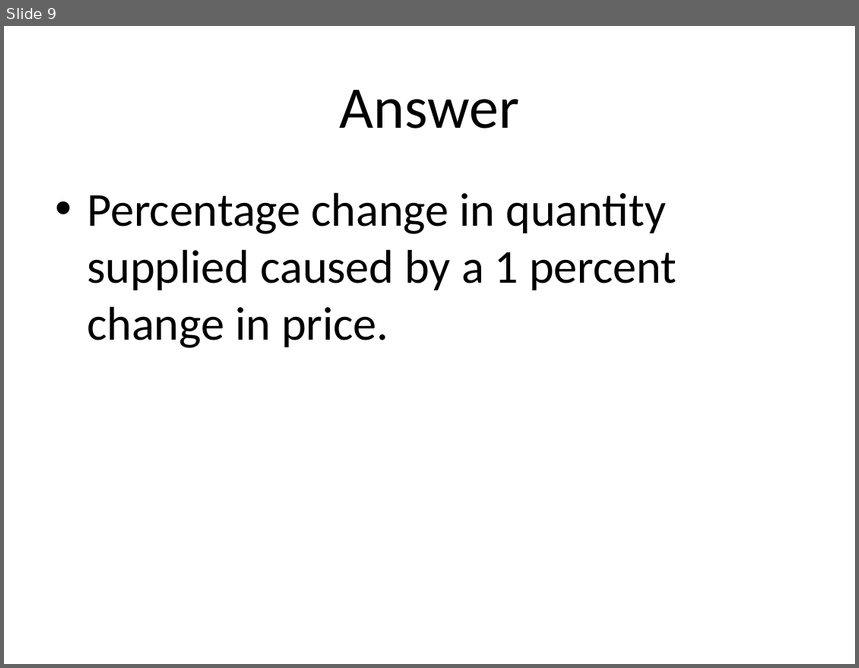
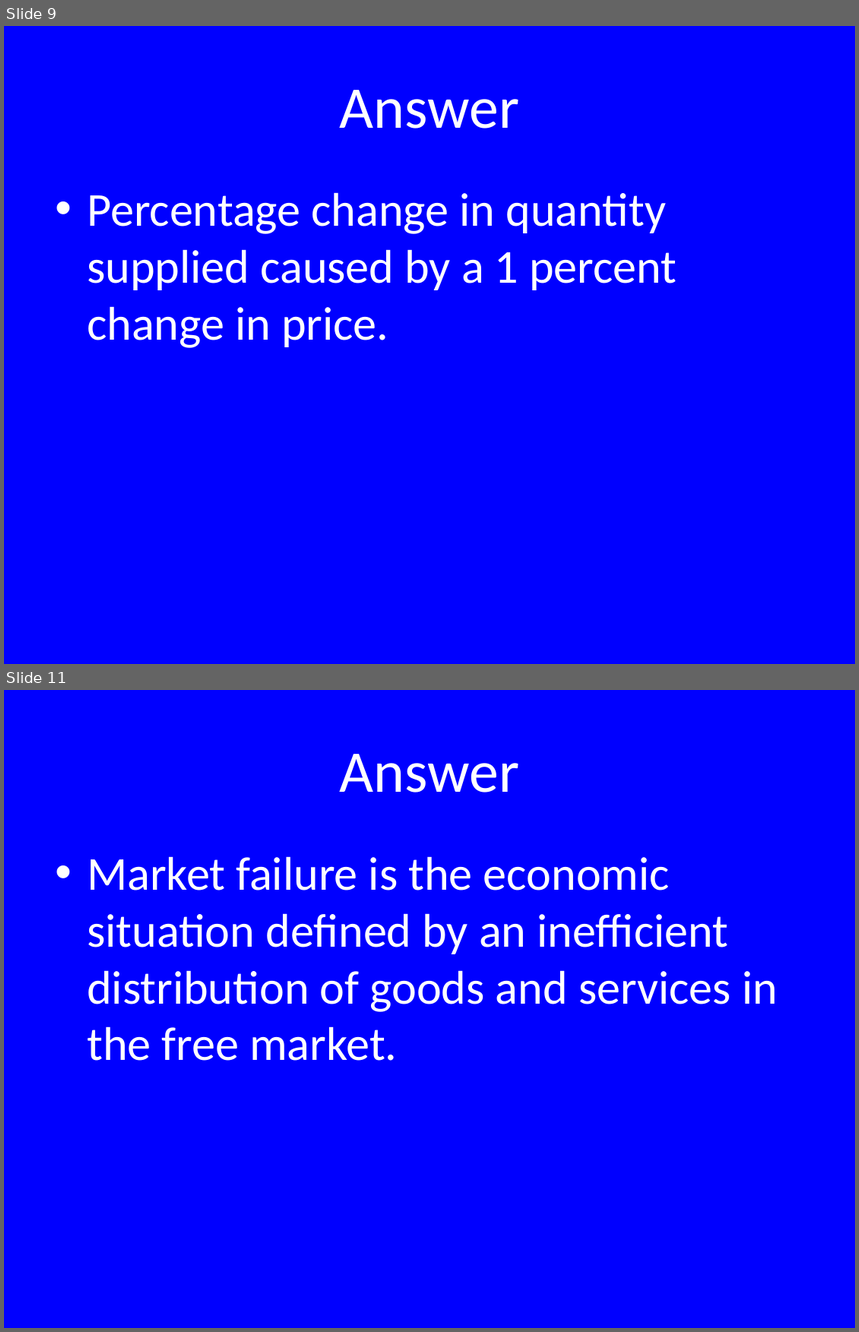
Before and after one commit to zhixiangteoh/tP, a slide deck: pptx/Micro-Economics.pptx. Shown one above the other, each under a label of ours: slide 9 before the commit, slides 9 and 11 after it; the slides between them are not shown. The pictures are 859x668 and 859x1332 pixels, drawn with LibreOffice and Linux fonts; fonts in the diff are those of the drawing. Boxes give left, top, right and bottom in pixels: in the first picture for what was removed or moved away, otherwise in the second. Text is boxed around its words. In the diff, an @@ line names an element or a change of style, - is before the commit and + after.

Commit message:
Add Original Color option for pptx

```diff
--- a/pptx/Micro-Economics.pptx
+++ b/pptx/Micro-Economics.pptx
@@ slide 11 added at (x1=4, y1=690, x2=855, y2=1328), background #0000FF @@
@@ title added at (x1=340, y1=754, x2=520, y2=793), 50 pt, text #FFFFFF @@
+Answer
@@ text added at (x1=87, y1=856, x2=778, y2=1061), 40 pt, text #FFFFFF @@
+• Market failure is the economic situation defined by an inefficient distribution of goods and services in the free market.
@@ slide 9 changed as well @@
@@ background #FFFFFF to #0000FF @@
@@ title "Answer" at (x1=340, y1=90, x2=520, y2=129): text colour #000000 to #FFFFFF @@
@@ text "Percentage change in quantity supplied ..." at (x1=87, y1=192, x2=677, y2=348): text colour #000000 to #FFFFFF @@
```
Also in this commit, not shown: 8 other slides changed, 1 other slide added, 10 other files.
